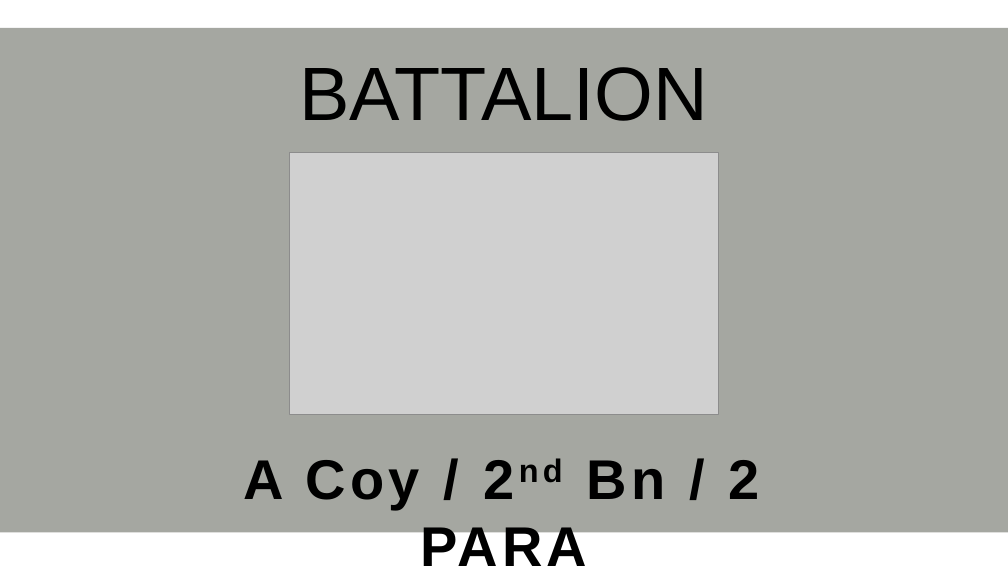
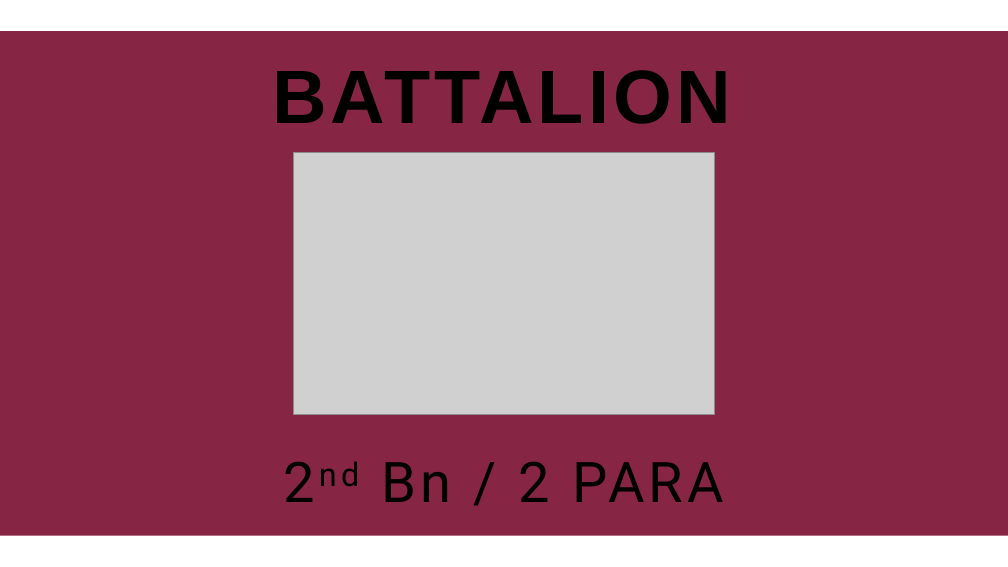
Before and after one commit to Eagle-Studios/2Para, a slide deck: slide 2 of _6_Extra Files/Custom Textures _2PARA.pptx. Drawn at 1008x567 pixels with LibreOffice and Linux fonts; fonts in the diff are those of the drawing; grey boxes stand for pictures. Boxes give left, top, right and bottom in pixels: in the first picture for what was removed or moved away, otherwise in the second. Text is boxed around its words. In the diff, an @@ line names an element or a change of style, - is before the commit and + after.

```diff
--- a/_6_Extra Files/Custom Textures _2PARA.pptx
+++ b/_6_Extra Files/Custom Textures _2PARA.pptx
@@ rectangle at box(0, 31, 1008, 536): fill #A5A7A1 to #862544 @@
@@ text "BATTALION HQ": place and size @@
-text "BATTALION HQ" at box(300, 67, 708, 153)
+text "BATTALION HQ" at box(272, 70, 731, 230)
@@ text "BATTALION HQ" at box(272, 70, 731, 230): letter spacing 0 to 3 pt, letter outline none to #595959 0 pt, bold on @@
@@ picture: place and size @@
-picture at box(289, 152, 718, 415)
+picture at box(293, 152, 714, 415)
@@ text at box(382, 461, 723, 502): text changed; font Arial to Roboto; bold off @@
-A Coy / 2nd Bn / 2 PARA
+2nd Bn / 2 PARA
```
Also in this commit, not shown: 10 other slides changed, 3 slides added, 1 slide removed, 15 other files.
